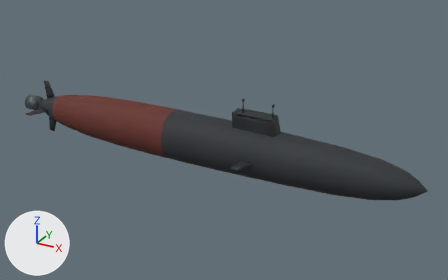
Renders of the Blender file SilentDepth_Assets/Submarines/SSN/UK/Astute/Blend/UK_SSN_Astute_MASTER.blend from each side of a commit.
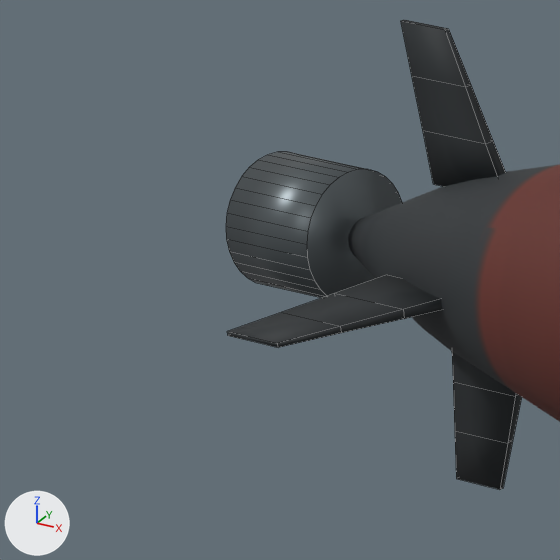
The first picture shows the older version from a camera (50 mm lens) standing at (64.5, -107.9, 55.2) and looking at (4.0, 2.1, 0.2). The close-ups show the older and then the newer version on the part from 0% to 14% of the width and 28% to 49% of the height of that picture. Only the edits that show in the close-ups are written down. The axes (+X, +Y, +Z) are drawn at lower left. The lights are the same throughout. The close-ups show mesh edges as thin lines.

Objects in the first close-up: 'SUB_Hull', 'SUB_PumpJetDuct', 'SUB_Rudder_B', 'SUB_Rudder_T', 'SUB_SternPlane_S'.
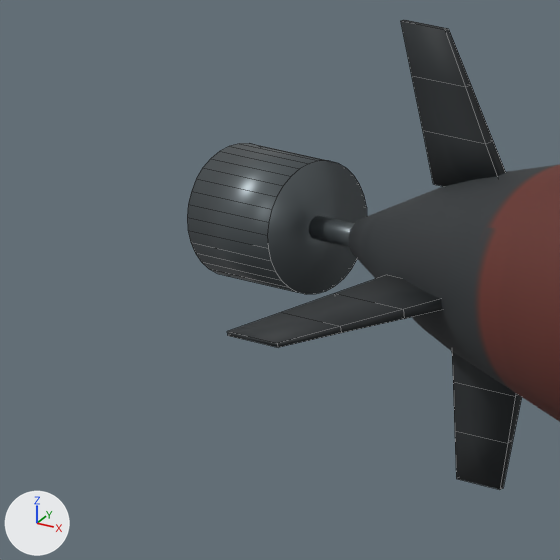
Changed parts and their boxes (x1, y1, x2, y2) in the close-ups (560 x 560 px):
'SUB_PumpJetDuct', moved
    before: (226, 152, 402, 298)
    after: (187, 143, 367, 294)

Diff of the bpy script that builds the scene:
```diff
--- a/SilentDepth_Assets/Submarines/SSN/UK/Astute/Blend/UK_SSN_Astute_MASTER.blend.py
+++ b/SilentDepth_Assets/Submarines/SSN/UK/Astute/Blend/UK_SSN_Astute_MASTER.blend.py
@@ me_pumpjetduct @@
 # used by ob_sub_pumpjetduct; location = (0.0, 0.0, 0.0)
-me_pumpjetduct.from_pydata(...)  # 64 vertices, 34 faces; spans x -51.75..-48.75, y -1.88..1.88, z -1.88..1.88
+me_pumpjetduct.from_pydata(...)  # 64 vertices, 34 faces; spans x -53.2..-50.2, y -1.88..1.88, z -1.88..1.88
+# me_pumpjetduct part 1: the whole mesh is moved by (-1.45, 0.0, 0.0)
 me_pumpjetduct.materials.append(mat_sd_metal)
```
